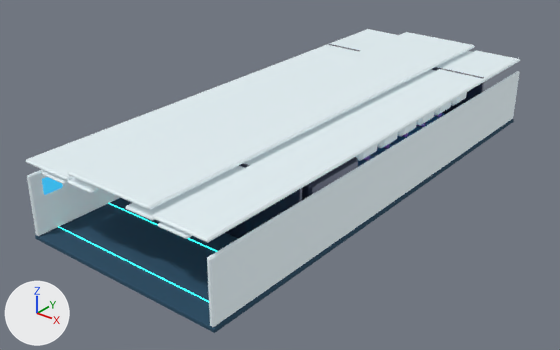
Renders of the Blender file assets-src/blender/cabin-mayhem-scenario.blend from each side of a commit.
One viewpoint serves both versions: a 50 mm lens placed at (16.8, -30.3, 13.5), pointed at (-1.2, -7.7, -0.5). Every picture has the same lights, and +X, +Y and +Z are marked at lower left. The first picture is the older version.

Objects in the first picture: 'CM_CARPET', 'CM_GALLEY_DARK', 'CM_NEON_CYAN', 'CM_WARM_SHELL' and 3 more.
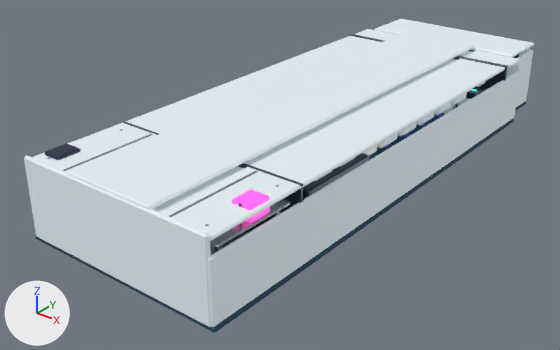
Pixel boxes (x1, y1, x2, y2) of what changed, in the pictures (560 x 350 px; the box of a moved part takes in the faces that stretch with it):
'CM_WARM_SHELL', reshaped
    before: (26, 29, 520, 327)
    after: (24, 19, 534, 327)
'CM_GALLEY_DARK', reshaped, moved (mostly hidden)
    before: (225, 44, 484, 239)
    after: (44, 34, 520, 252)
part 1 of me_cube_001, added
    after: (516, 50, 533, 107)
part 2 of me_cube_001, added
    after: (375, 19, 534, 57)
part 3 of me_cube_001, added
    after: (506, 64, 522, 118)
part 4 of me_cube_001, added (mostly hidden)
    after: (442, 60, 485, 114)
part 5 of me_cube_001, added
    after: (24, 155, 212, 327)
part 6 of me_cube_037, added
    after: (210, 199, 290, 248)
part 7 of me_cube_037, added (mostly hidden)
    after: (467, 87, 486, 95)
part 8 of me_cube_055, added (pink)
    after: (231, 189, 270, 223)
part 9 of me_cube_226, moved or reshaped (not visible afterwards)
    before: (302, 157, 358, 200)
part 10 of me_cube_226, moved or reshaped (mostly hidden afterwards)
    before: (225, 163, 302, 239)
    after: (122, 121, 159, 135)
part 11 of me_cube_226, moved or reshaped
    before: (329, 44, 484, 114)
    after: (238, 163, 303, 210)
part 12 of me_cube_226, added (mostly hidden)
    after: (349, 34, 520, 108)
part 13 of me_cube_226, added (mostly hidden)
    after: (44, 143, 368, 233)
part 14 of me_cube_234, added (mostly hidden)
    after: (47, 129, 280, 255)
'CM_CARPET', unchanged, covered by the edit
    before: (35, 119, 514, 333)
    after: (35, 101, 526, 333)

The change, as a diff of the scene's bpy script:
```diff
--- a/assets-src/blender/cabin-mayhem-scenario.blend.py
+++ b/assets-src/blender/cabin-mayhem-scenario.blend.py
@@ me_cube_001 @@
 # used by ob_cm_warm_shell; parent = ob_cm_scenario_root; location = (-4.08, -7.25, 1.15)
-me_cube_001.from_pydata(...)  # 600 vertices, 650 faces; spans x -0.1..8.2, y -10.2..10.2, z -1.1..2.0
+me_cube_001.from_pydata(...)  # 1760 vertices, 1882 faces; spans x -0.1..8.2, y -10.3..13.7, z -1.4..2.0
+# me_cube_001 part 1: the loose piece of 24 vertices spanning x 8.1..8.2, y -10.2..10.2, z -1.1..1.1 is copied, and the copy is scaled about its middle by (1, 0.125, 1.13), then moved by (-0.5, 11.6, 0.1); it spans x 7.6..7.8, y 10.2..12.9, z -1.1..1.4
+# me_cube_001 part 2: the loose piece of 24 vertices spanning x 2.2..5.9, y -10.2..10.2, z 1.8..2.0 is copied, and the copy is scaled about its middle by (2.02, 0.124, 1), then moved by (0.0, 11.6, -0.1); it spans x 0.4..7.8, y 10.2..12.9, z 1.7..1.8
+# me_cube_001 part 3: the loose piece of 24 vertices spanning x 8.1..8.2, y -10.2..10.2, z -1.1..1.1 is copied, and the copy is scaled about its middle by (4.75, 0.00848, 1.13), then moved by (-0.2, 10.3, 0.1); it spans x 7.6..8.2, y 10.2..10.4, z -1.1..1.4
+# me_cube_001 part 4: 216 vertices added at x 0.7..7.5, y 7.6..8.8, z -1.1..1.7
+# me_cube_001 part 5: 24 vertices added at x 0.0..8.2, y -10.3..-10.1, z -1.2..1.9
+# other edits to the shape of me_cube_001 do not show in these pictures
 me_cube_001.materials.append(mat_warm_shell)
@@ me_cube_037 @@
 # used by ob_cm_seat_metal; parent = ob_cm_scenario_root; location = (-3.28, -2.1, 0.72)
-me_cube_037.from_pydata(...)  # 4656 vertices, 4916 faces; spans x -0.75..7.3, y -10.55..0.37, z -0.71..0.45
+me_cube_037.from_pydata(...)  # 6864 vertices, 7236 faces; spans x -0.78..7.34, y -14.95..6.97, z -0.71..1.73
+# me_cube_037 part 6: 792 vertices added at x -0.78..7.34, y -14.95..-6.77, z -0.62..1.73
+# me_cube_037 part 7: 168 vertices added at x -0.17..6.73, y 2.44..6.57, z -0.1..1.12
+# other edits to the shape of me_cube_037 do not show in these pictures
 me_cube_037.materials.append(mat_seat_metal)
@@ me_cube_055 @@
 # used by ob_cm_neon_pink; parent = ob_cm_scenario_root; location = (-2.57, -2.1, 2.45)
-me_cube_055.from_pydata(...)  # 480 vertices, 520 faces; spans x -0.99..5.16, y -10.92..1.07, z -0.79..0.28
+me_cube_055.from_pydata(...)  # 768 vertices, 818 faces; spans x -1.36..6.53, y -14.17..6.85, z -1.34..0.55
+# me_cube_055 part 8: a new loose piece of 24 vertices spanning x 5.74..6.5, y -13.46..-12.54, z -0.01..0.55, in mat_neon_pink (pink #bf3086, glowing pink #ff45ad)
+# other edits to the shape of me_cube_055 do not show in these pictures
 me_cube_055.materials.append(mat_neon_pink)
@@ me_cube_226 @@
 # used by ob_cm_galley_dark; parent = ob_cm_scenario_root; location = (0.0, -0.55, 1.45)
-me_cube_226.from_pydata(...)  # 144 vertices, 156 faces; spans x -4.0..4.0, y -12.78..0.21, z -1.46..1.45
+me_cube_226.from_pydata(...)  # 936 vertices, 1010 faces; spans x -4.14..4.14, y -22.85..0.12, z -2.05..0.95
+# me_cube_226 part 9: the loose piece of 24 vertices spanning x 2.58..3.92, y -12.1..-9.3, z -1.46..1.09 is scaled about its middle by (0.388, 0.024, 0.0182), then moved by (-1.97, 9.78, -0.63)
+# me_cube_226 part 10: the loose piece of 24 vertices spanning x -4.0..4.0, y -12.78..-12.62, z -1.46..1.39 is scaled about its middle by (0.41, 1, 1.02), then moved by (-2.45, -5.96, -0.57)
+# me_cube_226 part 11: the loose piece of 24 vertices spanning x -4.0..4.0, y -0.09..0.09, z -1.45..1.45 is scaled about its middle by (0.41, 0.863, 1), then moved by (2.45, -18.66, -0.6)
+# me_cube_226 part 12: 360 vertices added at x -4.14..4.14, y -4.95..0.12, z -2.05..0.9
+# me_cube_226 part 13: 336 vertices added at x -4.02..4.02, y -22.85..-14.74, z -2.05..0.95
+# other edits to the shape of me_cube_226 do not show in these pictures
 me_cube_226.materials.append(mat_galley_dark)
@@ me_cube_234 @@
 # used by ob_cm_metal_trim; parent = ob_cm_scenario_root; location = (-3.25, -10.88, 1.6)
-me_cube_234.from_pydata(...)  # 24 vertices, 26 faces; spans x -0.6..0.6, y -0.34..0.34, z -0.59..0.59
+me_cube_234.from_pydata(...)  # 696 vertices, 754 faces; spans x -4.06..4.07, y -22.066..0.21, z -6.503..0.515
+# me_cube_234 part 14: 360 vertices added at x -4.06..4.07, y -22.066..-12.595, z -6.503..-2.208
+# other edits to the shape of me_cube_234 do not show in these pictures
 me_cube_234.materials.append(mat_metal_trim)
@@ ob_cm_galley_dark @@
 ob_cm_galley_dark.parent = ob_cm_scenario_root
-ob_cm_galley_dark.location = (0.0, -0.55, 1.45)
+ob_cm_galley_dark.location = (0.0, 5.34, 2.05)
```
